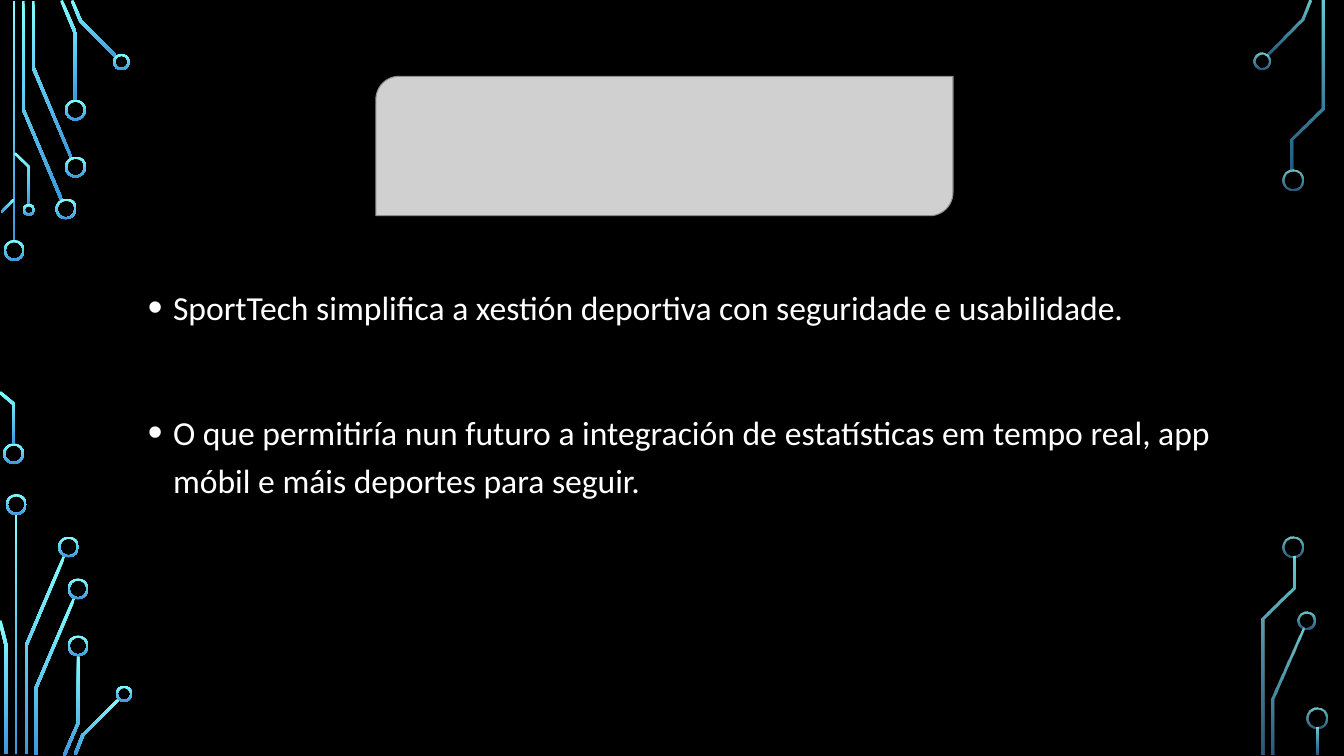
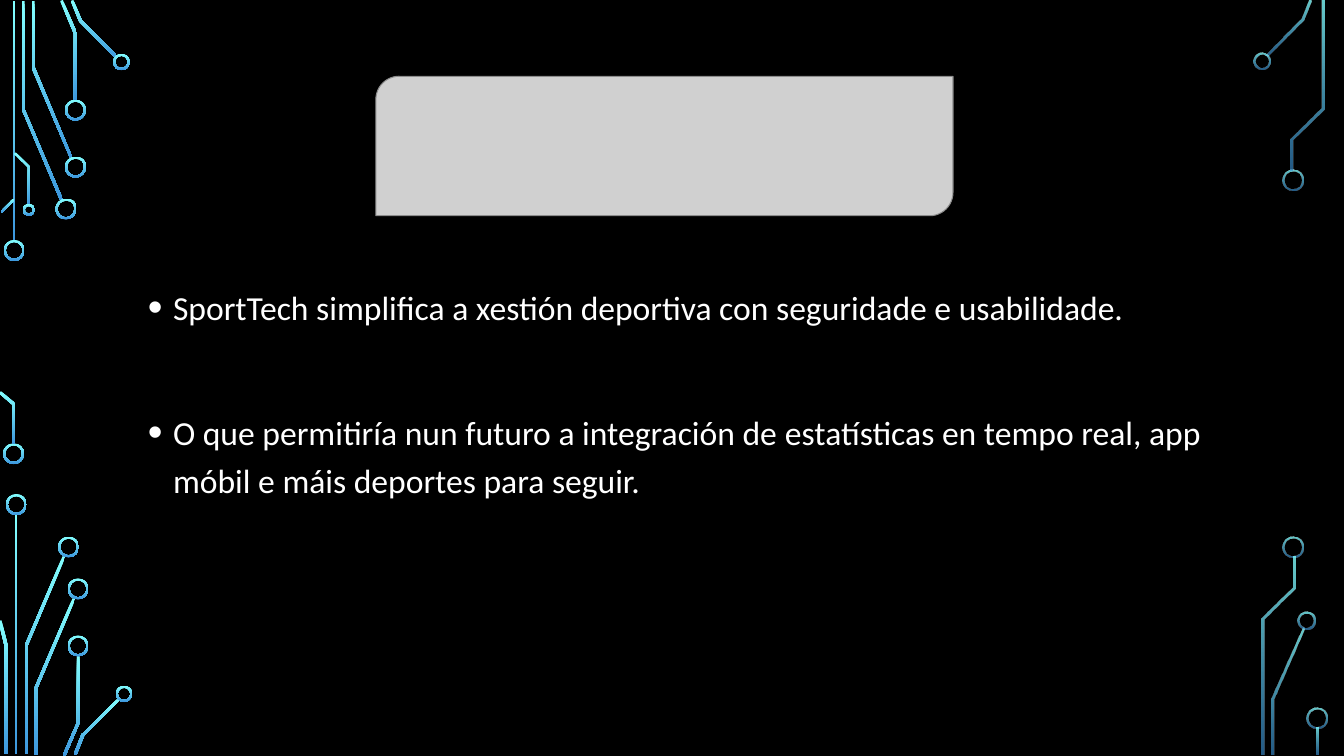
Before and after one commit to Jsobrino98/SportTech, a slide deck: slide 7 of documentacion/Presentacion Sportech.pptx. Drawn at 1344x756 pixels with LibreOffice and Linux fonts; fonts in the diff are those of the drawing; grey boxes stand for pictures; background and template pictures are left out. Boxes give left, top, right and bottom in pixels: in the first picture for what was removed or moved away, otherwise in the second. Text is boxed around its words. In the diff, an @@ line names an element or a change of style, - is before the commit and + after.

```diff
--- a/documentacion/Presentacion Sportech.pptx
+++ b/documentacion/Presentacion Sportech.pptx
@@ text at (x1=173, y1=421, x2=1200, y2=499): text changed @@
-• O que permitiría nun futuro a integración de estatísticas em tempo real, app móbil e máis deportes para seguir.
+• O que permitiría nun futuro a integración de estatísticas en tempo real, app móbil e máis deportes para seguir.
```
Also in this commit, not shown: 1 other slide changed.
